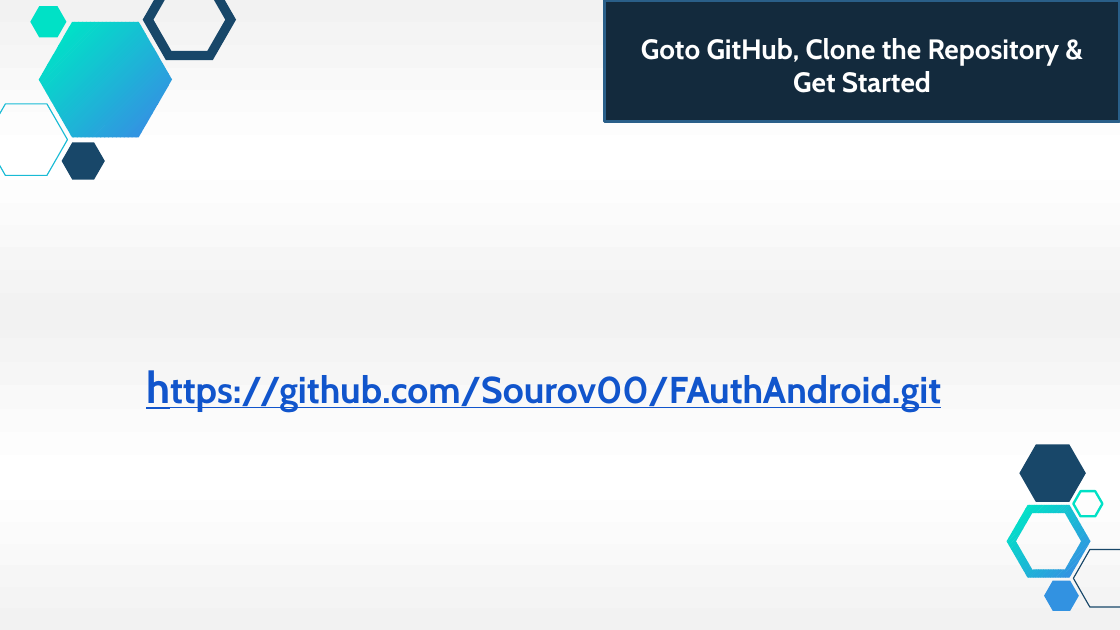
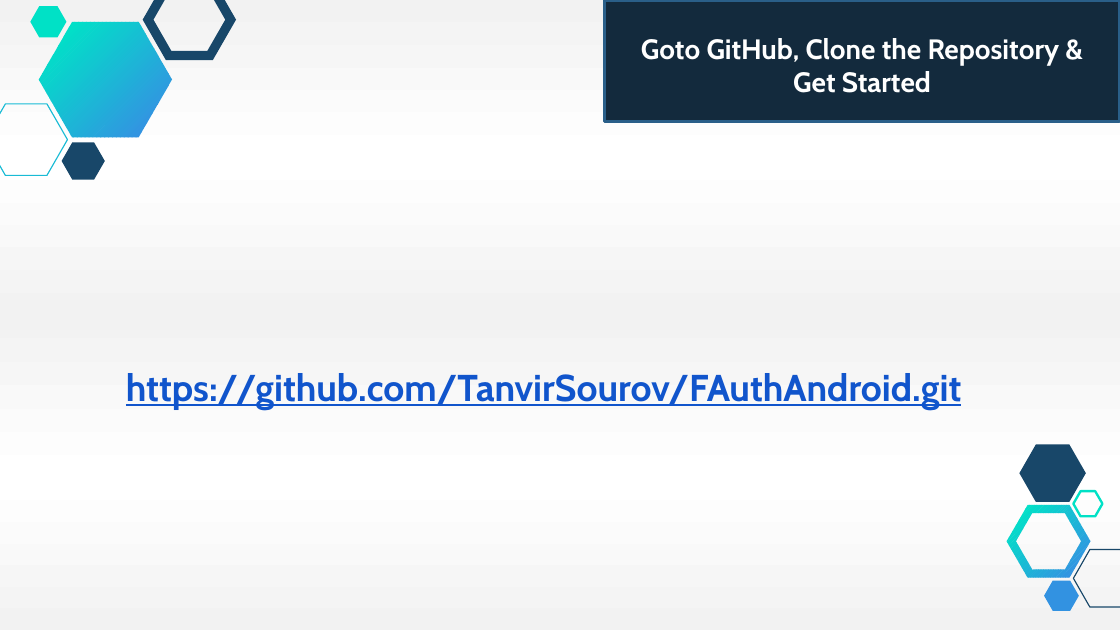
Before and after one commit to Sourov00/FAuthAndroid, a slide deck: slide 13 of Facebook_Authentication_&_Graph_API.pptx. Drawn at 1120x630 pixels with LibreOffice and Linux fonts; fonts in the diff are those of the drawing. Boxes give left, top, right and bottom in pixels: in the first picture for what was removed or moved away, otherwise in the second. Text is boxed around its words. In the diff, an @@ line names an element or a change of style, - is before the commit and + after.

```diff
--- a/Facebook_Authentication_&_Graph_API.pptx
+++ b/Facebook_Authentication_&_Graph_API.pptx
@@ text at (126, 373, 962, 409): text changed @@
-https://github.com/Sourov00/FAuthAndroid.git
+https://github.com/TanvirSourov/FAuthAndroid.git
```
Also in this commit, not shown: 1 other slide changed, 1 other file.
